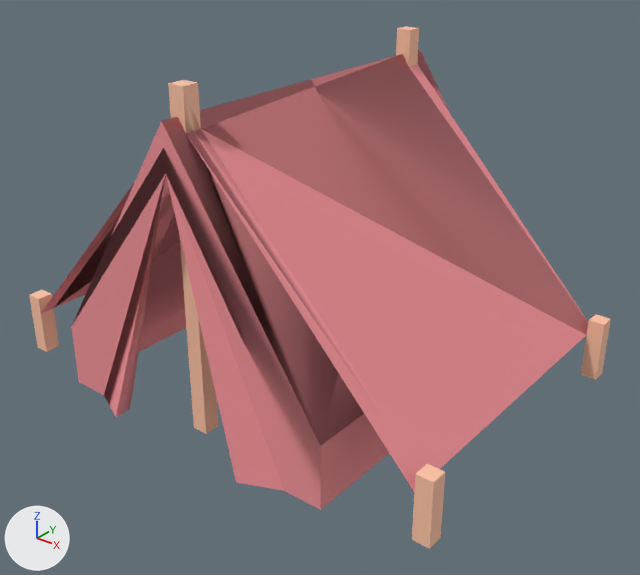
An edit to the OBJ model DynamicLab/Assets/Nature Kit/Models/OBJ format/tent_detailedOpen.obj, drawn before and after from the same camera.
Before and after are seen from a camera (50 mm lens) standing at (0.899, -1.101, 0.837) and looking at (0.049, -0.039, 0.179). Lighting does not change. The marker at lower left points along +X, +Y and +Z. The picture after the commit comes second. Where no turn or scale is listed for an object, it has been applied to the vertices.

Objects in the first picture: 'tent_detailedOpen'.
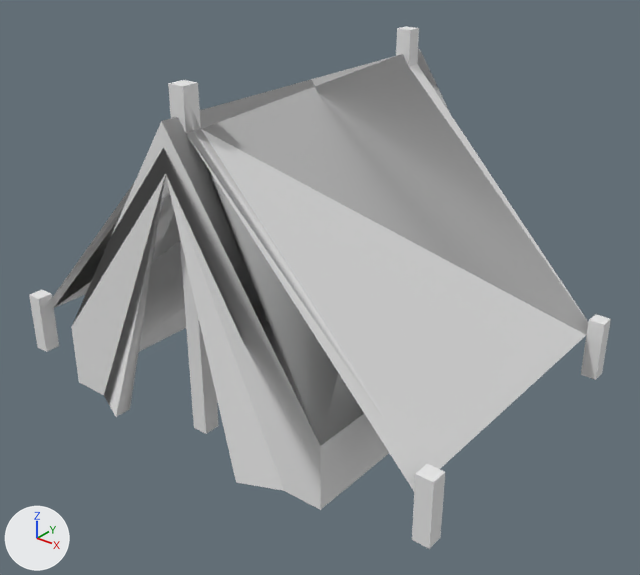
What differs and where, as boxes [x1, y1, x2, y2] in the pictures (640 x 575 px):
'tent_detailedOpen', recoloured (pink to white)
    both: [29, 26, 611, 549]

Edits to the bpy script that builds the scene:
```text
Change mat_colorred:
    mat_colorred.base_color: (0.878, 0.29, 0.314) -> (0.8, 0.8, 0.8)  # pink #f19398 -> white #e7e7e7
Change mat_wood:
    mat_wood.base_color: (1.0, 0.557, 0.384) -> (0.8, 0.8, 0.8)  # beige #ffc5a7 -> white #e7e7e7
```
